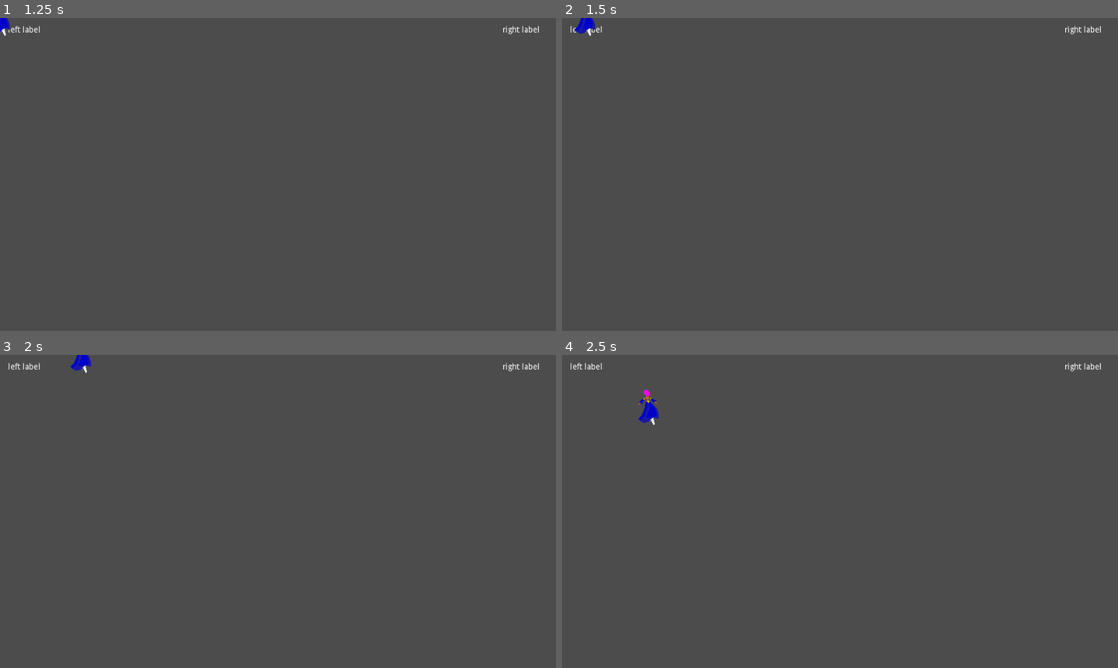
Above: before the commit, frames 1-4 (two rows, left to right).
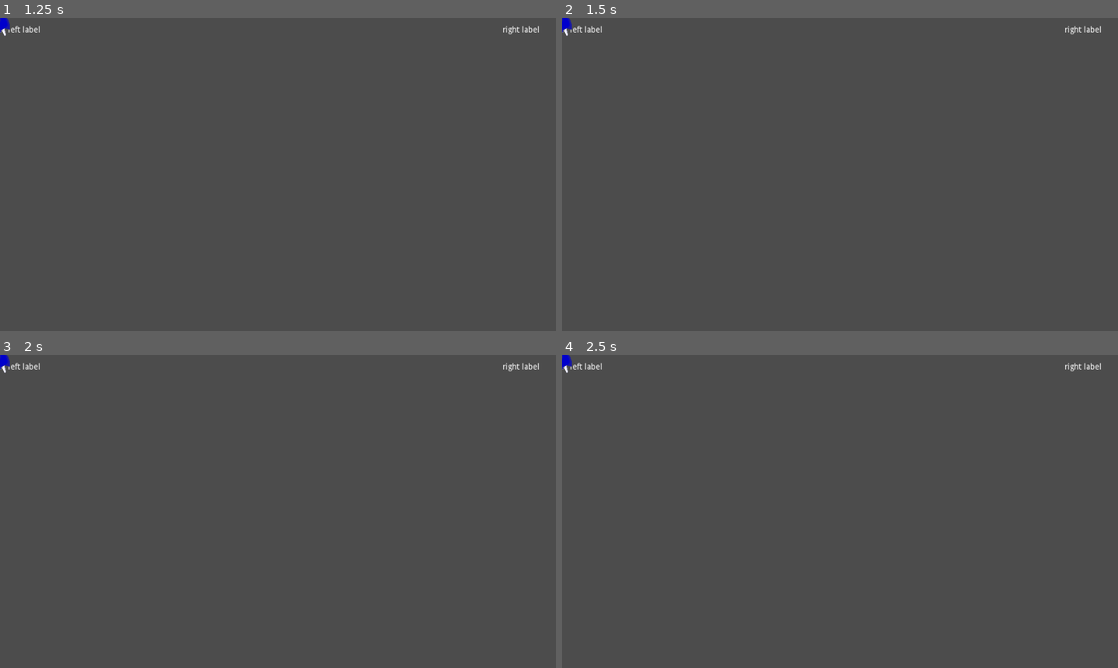
Above: after the commit, the same moments.

Repository: alpacanumerals/LD51
Game: Godot game, scene res://Title.tscn
The game is run twice, just before and just after one commit, with the same random seed, the same clock (stepped at 60 frames per second) and the same inputs.
Inputs (mouse positions are in pixels of both pictures, inside the frame that each line leads up to):
- Up to frame 1 (1.25 s): click (216, 315) at 0.5 s
- Up to frame 2 (1.5 s): tap Enter at 1.25 s; move the mouse to (962, 158) at 1.27 s; hold Right (ui_right) from 1.28 s (still down); click (962, 158) at 1.42 s
- Up to frame 3 (2 s): keep holding Right (ui_right)
- Up to frame 4 (2.5 s): move the mouse to (728, 527) at 2.02 s; release Right (ui_right) at 2.03 s; hold Down (ui_down) from 2.03 s (still down); click (728, 527) at 2.17 s

Frame 1 is identical in both runs. In frame 2, 0.2% of the frame differs, in the area x 0-6%, y 0-6%; in frame 3, 0.2%; in frame 4, 0.3%, in the area x 0-18%, y 0-23%.
Error after the commit: Parse Error: Can't preload resource at path: res://Bullet.tscn (res://player/playerbody.gd:8)

Commit message:
some bullet scene stuff

Diff:
--- /dev/null
+++ b/bullet/Bullet.tscn
@@ -0,0 +1,10 @@
+[gd_scene load_steps=2 format=2]
+
+[sub_resource type="CircleShape2D" id=1]
+
+[node name="Bullet" type="KinematicBody2D"]
+
+[node name="Sprite" type="Sprite" parent="."]
+
+[node name="CollisionShape2D" type="CollisionShape2D" parent="."]
+shape = SubResource( 1 )
--- a/player/playerbody.gd
+++ b/player/playerbody.gd
@@ -3,6 +3,9 @@
 export (int) var speed = 200
 
 var velocity = Vector2()
+
+signal shoot(bullet, direction, location)
+var Bullet = preload("res://Bullet.tscn")
 
 func get_input():
     velocity = Vector2()
@@ -19,3 +22,8 @@
 func _physics_process(delta):
     get_input()
     velocity = move_and_slide(velocity)
+
+func _input(event):
+    if event is InputEventMouseButton:
+        if event.button_index == BUTTON_LEFT and event.pressed:
+            emit_signal("shoot", Bullet, rotation, position)
